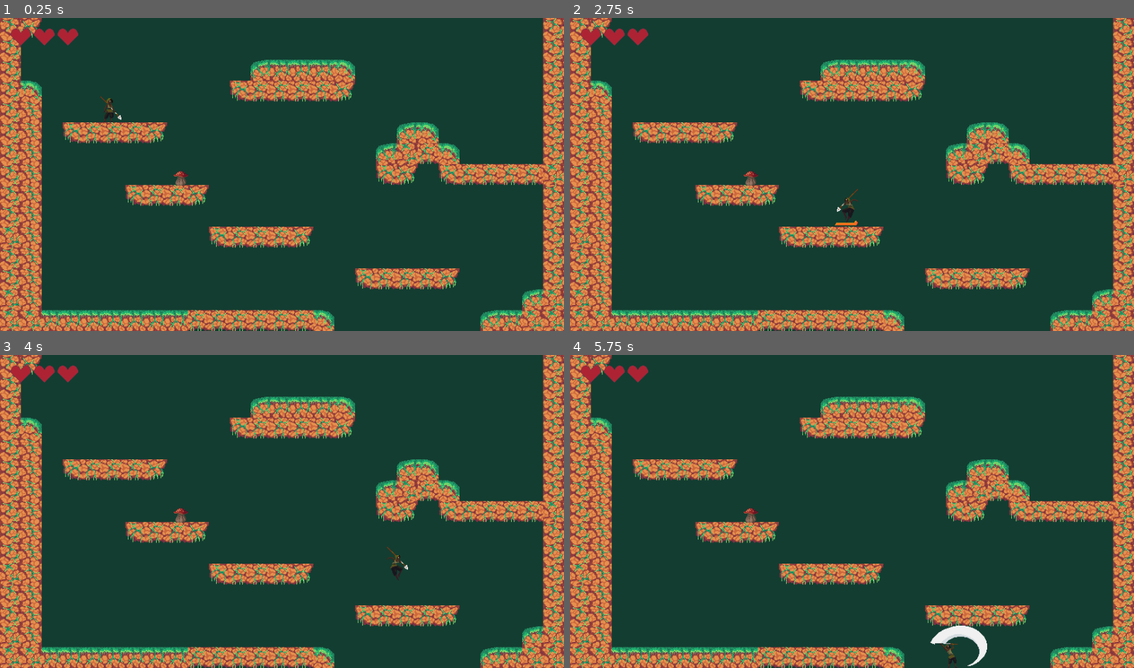
Above: before the commit, frames 1-4 (two rows, left to right).
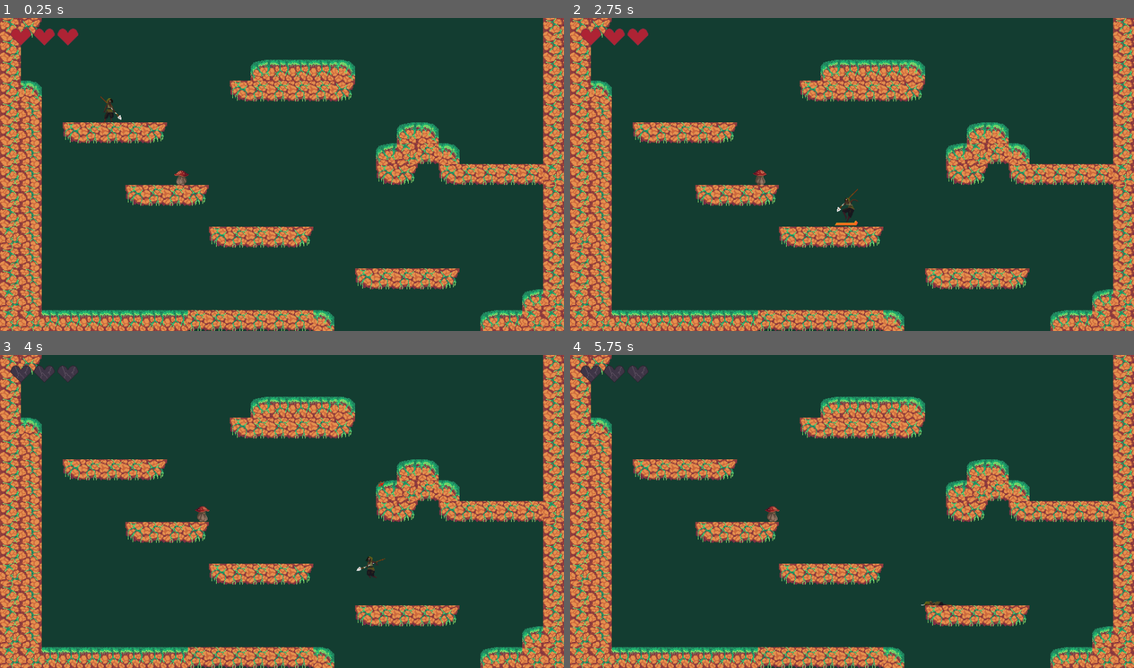
Above: after the commit, the same moments.

Repository: lemilonkh/GameOff23
Game: Godot game, scene res://scenes/main.tscn
The game is run twice, just before and just after one commit, with the same random seed, the same clock (stepped at 60 frames per second) and the same inputs.
Inputs:
- Up to frame 1 (0.25 s): no input
- Up to frame 2 (2.75 s): tap Enter at 0.5 s; hold K (attack) 0.53-1.28 s; hold Right (move_right) 0.53-2.03 s; tap Space (jump) at 0.77, 1.52 s; tap K (attack) at 1.35, 2.3 s; hold Left (move_left) from 2.03 s (still down); hold J (glide) from 2.03 s (still down)
- Up to frame 3 (4 s): release Left (move_left) at 2.78 s; release J (glide) at 2.78 s; hold Right (move_right) from 2.78 s (still down); tap Shift at 2.85 s; tap Space (jump) at 3.02, 3.77 s; tap K (attack) at 3.05 s; hold K (attack) from 3.53 s (still down)
- Up to frame 4 (5.75 s): release Right (move_right) at 4.28 s; release K (attack) at 4.28 s; hold Left (move_left) 4.28-5.03 s; tap K (attack) at 4.35, 5.3 s; tap Space (jump) at 4.52 s; hold Right (move_right) from 5.03 s (still down); hold J (glide) from 5.03 s (still down)

The runs differ from the first frame. In frame 1, less than 0.1% of the frame differs, in the area x 30-34%, y 48-54%; in frame 2, 0.1%; in frame 3, 0.8%; in frame 4, 1.1%, in the area x 1-74%, y 3-100%.
Error before the commit: Parse Error: Invalid operands "int" and "float" for "%" operator. (res://scenes/enemies/mushroom/mushroom.gd:114)

Commit message:
Fixes bugs from merge conflicts

Diff:
--- a/scenes/enemies/mushroom/mushroom.gd
+++ b/scenes/enemies/mushroom/mushroom.gd
@@ -8,7 +8,7 @@
 @export var wait_before_deactivate := 4.0
 @export var knockback_force := 80.0
 @export var knockback_decrease := 3.0
-@export var attack_wait_time := 20.0
+@export var attack_wait_time := 20
 
 @onready var _sprtie := $AnimatedSprite2D
 @onready var _state := $StateChart
--- a/scripts/player.gd
+++ b/scripts/player.gd
@@ -44,7 +44,8 @@
 var inertia := default_inertia
 var gravity_tween: Tween
 
-func take_hit(amount: float, direction: Vector2 = Vector2.ZERO, knockback_force: float = default_knockback) -> void:
+func take_hit(amount: float, attacker: Node2D = null, direction: Vector2 = Vector2.ZERO, \
+	knockback_force: float = default_knockback) -> void:
 	health -= amount
 	velocity += knockback_force * direction
 	_update_health()
